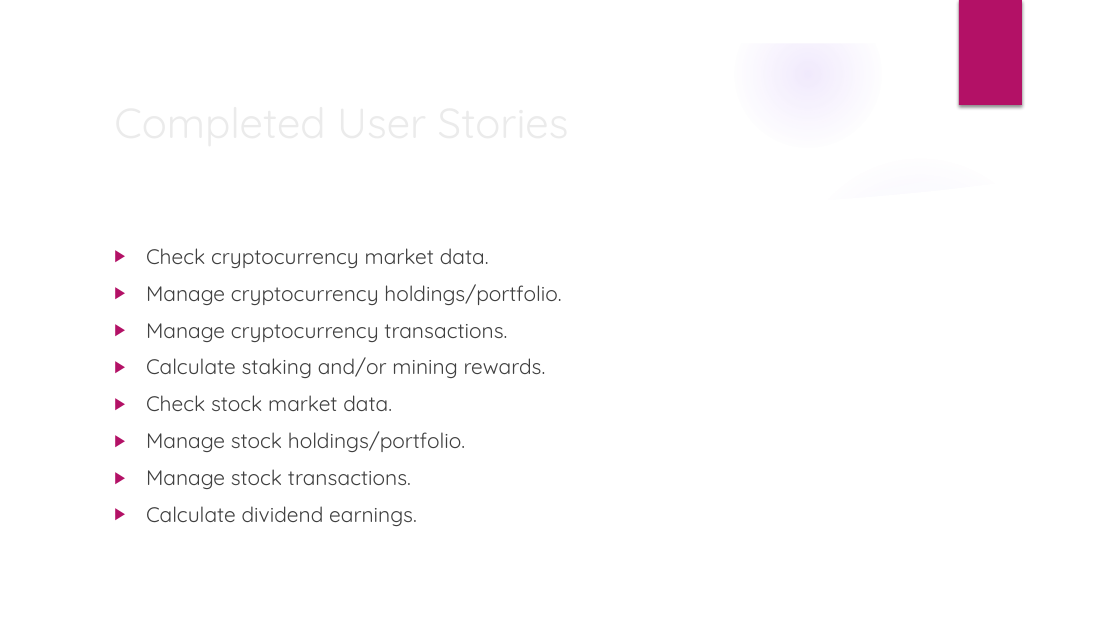
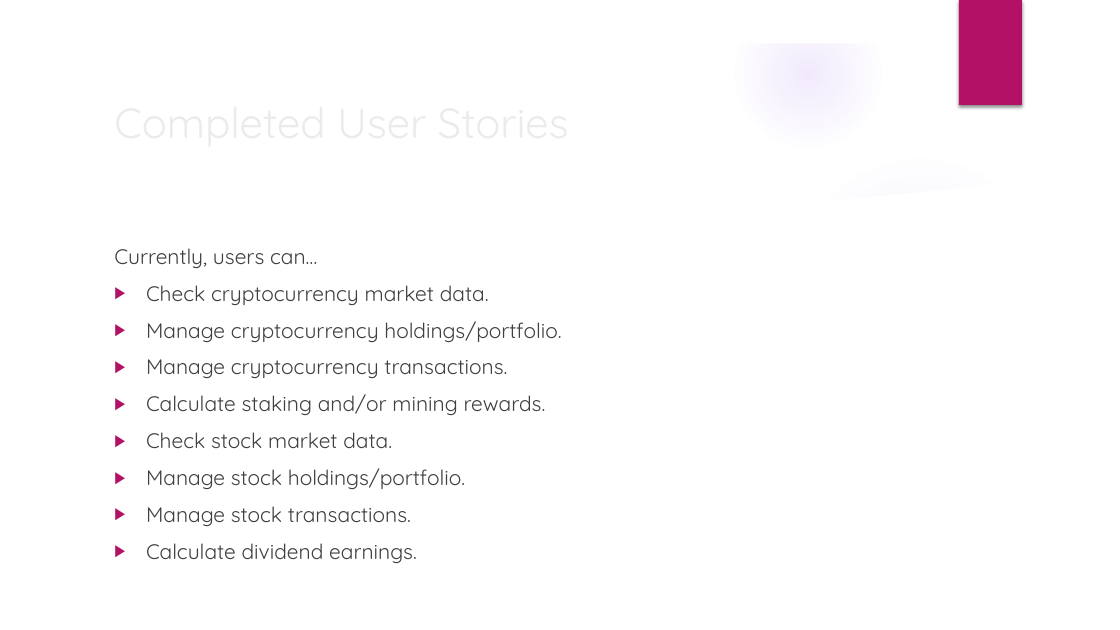
Before and after one commit to Xtrendence/CryptoShare, a slide deck: slide 6 of docs/Meetings/4/4.pptx. Drawn at 1120x630 pixels with LibreOffice and Linux fonts; fonts in the diff are those of the drawing; background and template pictures are left out. Boxes give left, top, right and bottom in pixels: in the first picture for what was removed or moved away, otherwise in the second. Text is boxed around its words. In the diff, an @@ line names an element or a change of style, - is before the commit and + after.

```diff
--- a/docs/Meetings/4/4.pptx
+++ b/docs/Meetings/4/4.pptx
@@ text at (x1=114, y1=248, x2=317, y2=268): paragraph added @@
+Currently, users can…
```
Also in this commit, not shown: 2 other slides changed, 11 other files.
